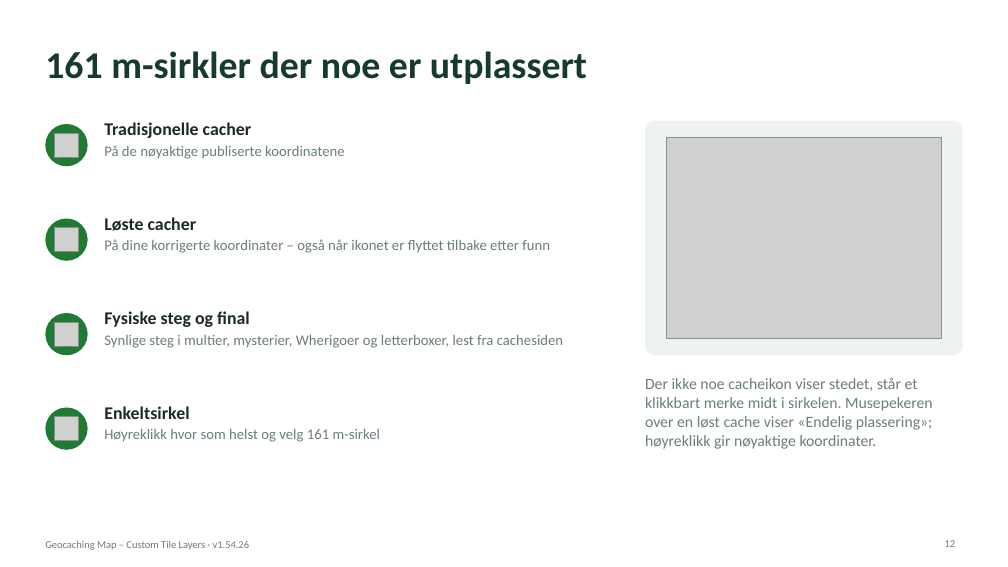
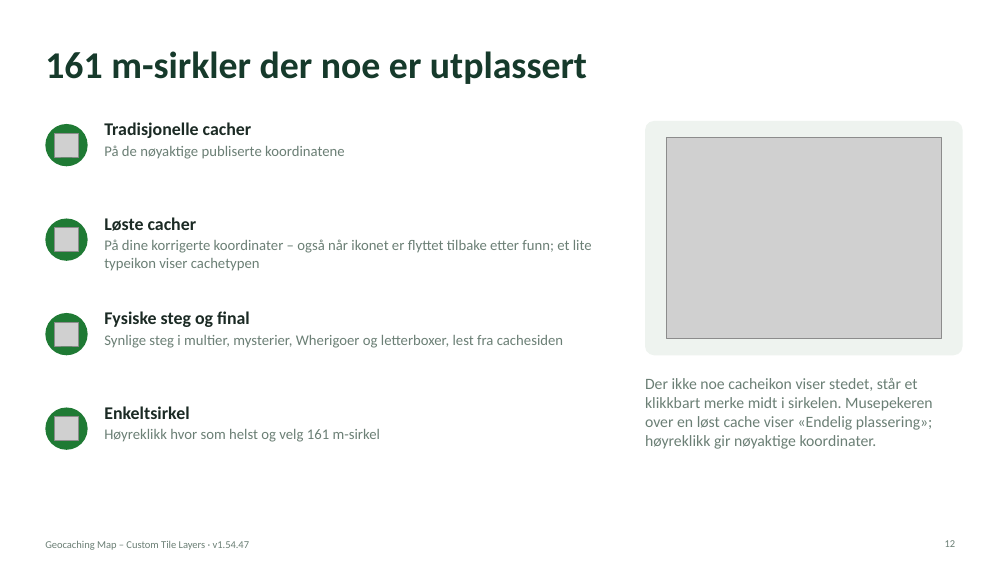
Before and after one commit to knutos/custom-tiles, a slide deck: slide 12 of docs/Geocaching-Map-Custom-Tile-Layers-Presentasjon.pptx. Drawn at 1008x567 pixels with LibreOffice and Linux fonts; fonts in the diff are those of the drawing; grey boxes stand for pictures. Boxes give left, top, right and bottom in pixels: in the first picture for what was removed or moved away, otherwise in the second. Text is boxed around its words. In the diff, an @@ line names an element or a change of style, - is before the commit and + after.

```diff
--- a/docs/Geocaching-Map-Custom-Tile-Layers-Presentasjon.pptx
+++ b/docs/Geocaching-Map-Custom-Tile-Layers-Presentasjon.pptx
@@ text at (104, 239, 592, 271): text changed @@
-På dine korrigerte koordinater – også når ikonet er flyttet tilbake etter funn
+På dine korrigerte koordinater – også når ikonet er flyttet tilbake etter funn; et lite typeikon viser cachetypen
@@ text at (45, 541, 250, 550): text changed @@
-Geocaching Map – Custom Tile Layers · v1.54.26
+Geocaching Map – Custom Tile Layers · v1.54.47
```
Also in this commit, not shown: 15 other slides changed, 9 other files.
